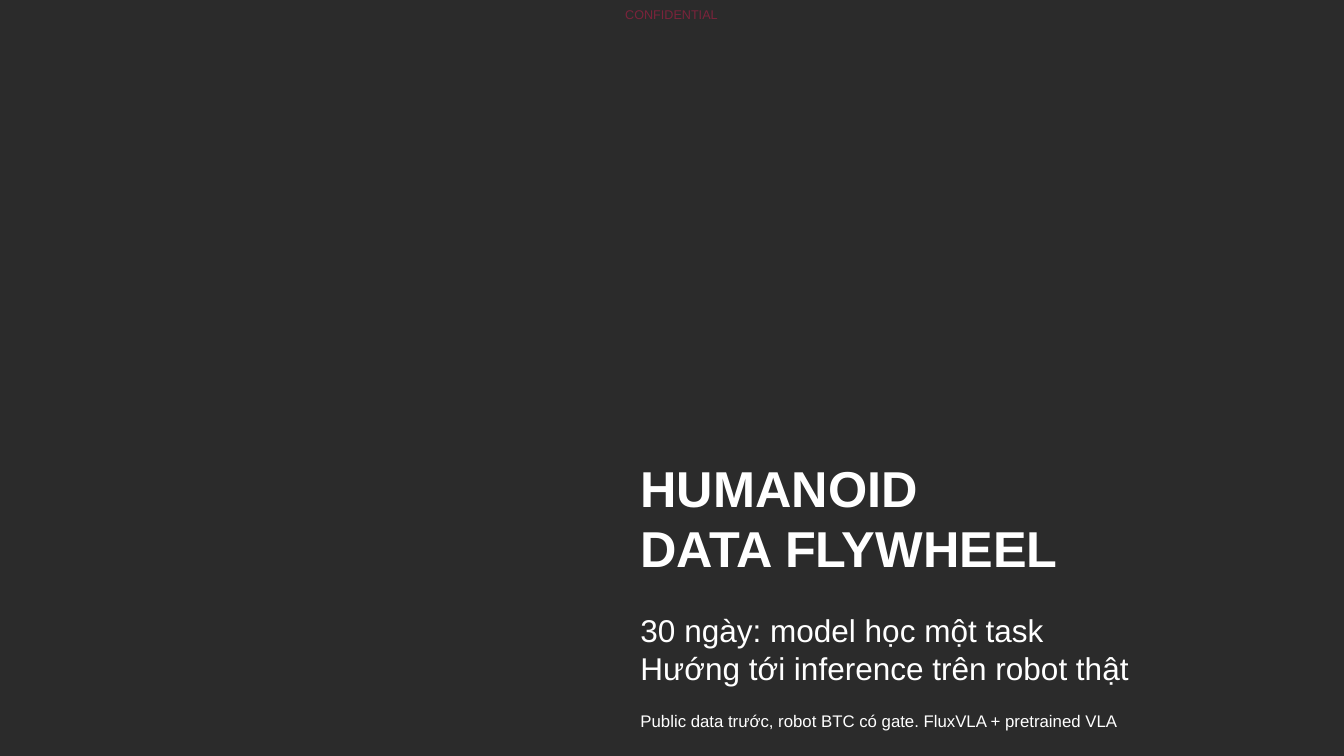
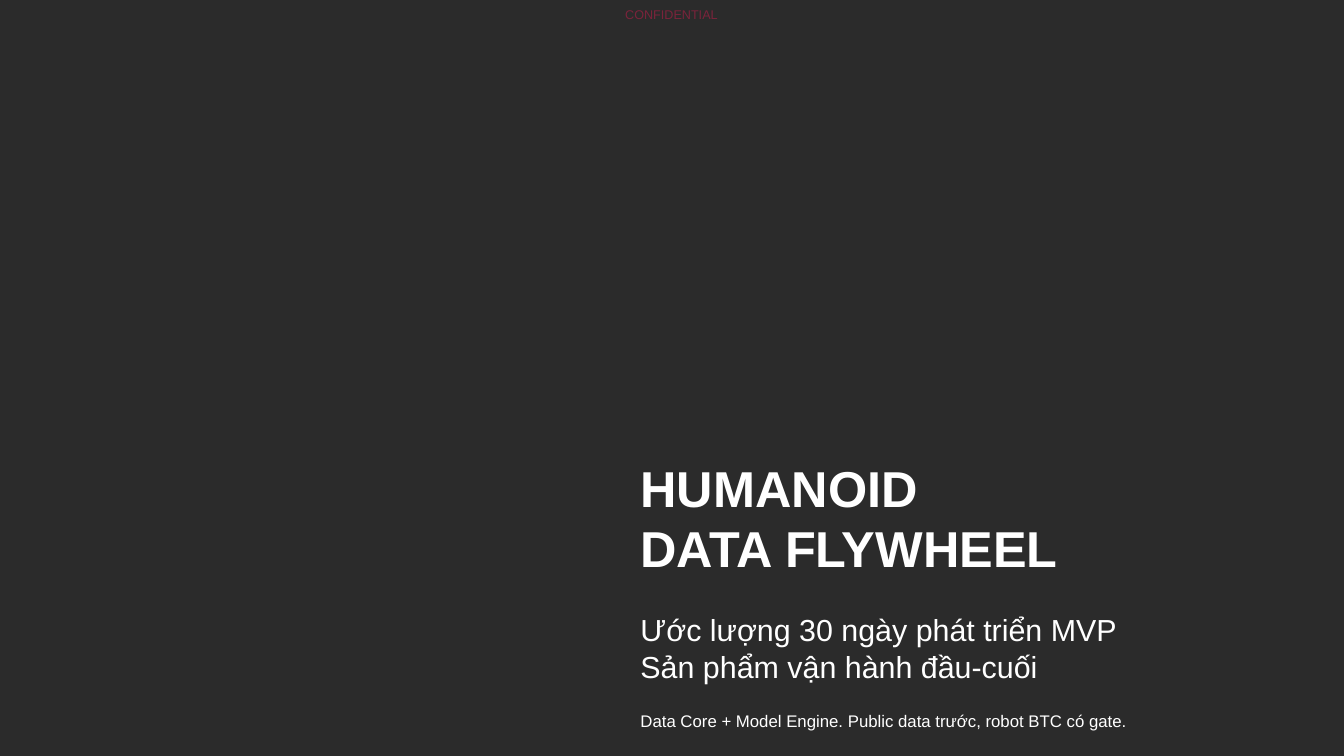
Before and after one commit to hiwe0305/denso-challenge, a slide deck: slide 1 of deliverables/DENSO-Humanoid-Data-Flywheel-2026.pptx. Drawn at 1344x756 pixels with LibreOffice and Linux fonts; fonts in the diff are those of the drawing; background and template pictures are left out; a plain dark background stands for a picture behind light text. Boxes give left, top, right and bottom in pixels: in the first picture for what was removed or moved away, otherwise in the second. Text is boxed around its words. In the diff, an @@ line names an element or a change of style, - is before the commit and + after.

```diff
--- a/deliverables/DENSO-Humanoid-Data-Flywheel-2026.pptx
+++ b/deliverables/DENSO-Humanoid-Data-Flywheel-2026.pptx
@@ text at (640, 617, 1117, 684): text changed; size 22.5 to 21.8 pt @@
-30 ngày: model học một task
-Hướng tới inference trên robot thật
+Ước lượng 30 ngày phát triển MVP
+Sản phẩm vận hành đầu-cuối
@@ text at (640, 714, 1126, 731): text changed @@
-Public data trước, robot BTC có gate. FluxVLA + pretrained VLA
+Data Core + Model Engine. Public data trước, robot BTC có gate.
```
Also in this commit, not shown: 5 other slides changed, 18 other files.
